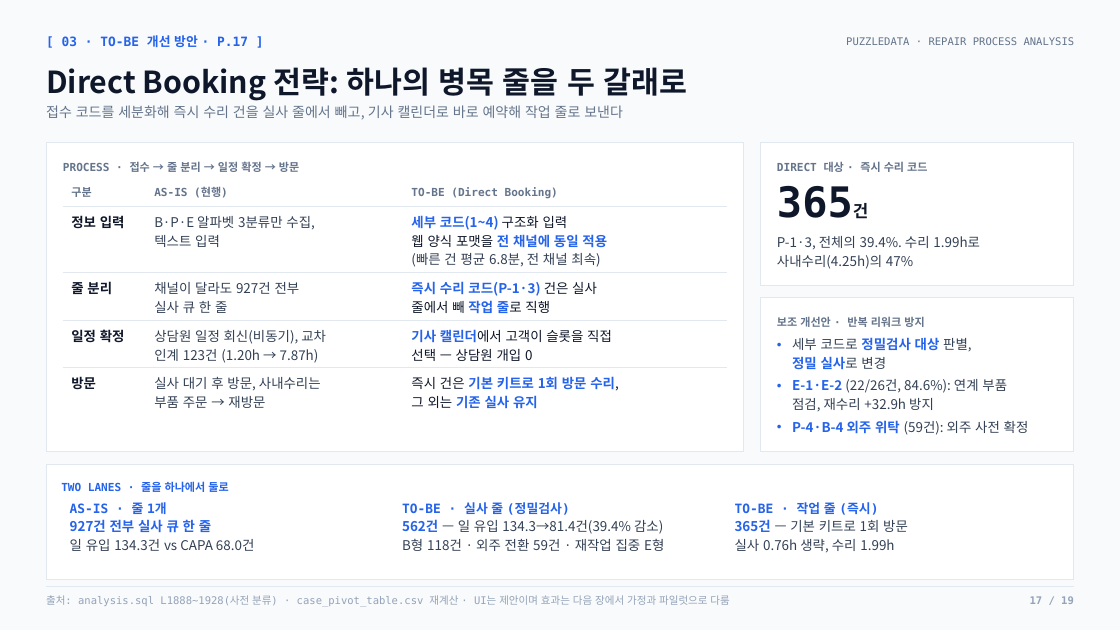
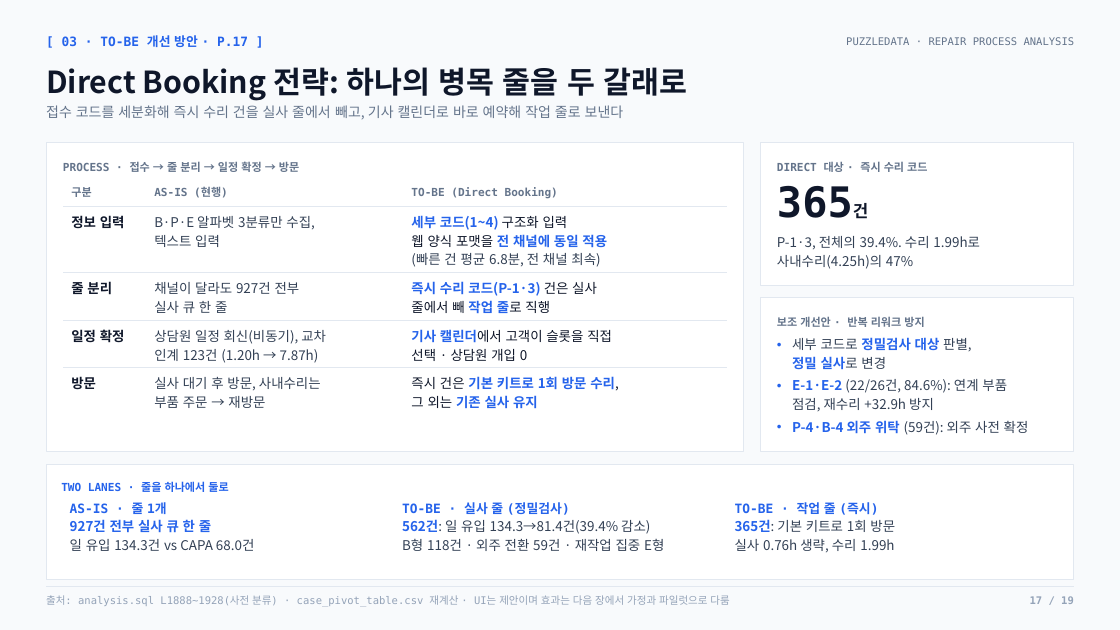
Before and after one commit to nus1245/puzzle_data, a slide deck: slide 17 of outputs/pptx/puzzledata_repair_report.pptx. Drawn at 1120x630 pixels with LibreOffice and Linux fonts; fonts in the diff are those of the drawing. Boxes give left, top, right and bottom in pixels: in the first picture for what was removed or moved away, otherwise in the second. Text is boxed around its words. In the diff, an @@ line names an element or a change of style, - is before the commit and + after.

```diff
--- a/outputs/pptx/puzzledata_repair_report.pptx
+++ b/outputs/pptx/puzzledata_repair_report.pptx
@@ text at bbox=[411, 329, 612, 361]: text changed @@
-기사 캘린더에서 고객이 슬롯을 직접
-선택 — 상담원 개입 0
+기사 캘린더에서 고객이 슬롯을 직접
+선택 · 상담원 개입 0
@@ text at bbox=[402, 519, 650, 534]: text changed @@
-562건 — 일 유입 134.3→81.4건(39.4% 감소)
+562건: 일 유입 134.3→81.4건(39.4% 감소)
@@ text at bbox=[735, 519, 895, 532]: text changed @@
-365건 — 기본 키트로 1회 방문
+365건: 기본 키트로 1회 방문
```
Also in this commit, not shown: 6 other slides changed, 3 other files.
